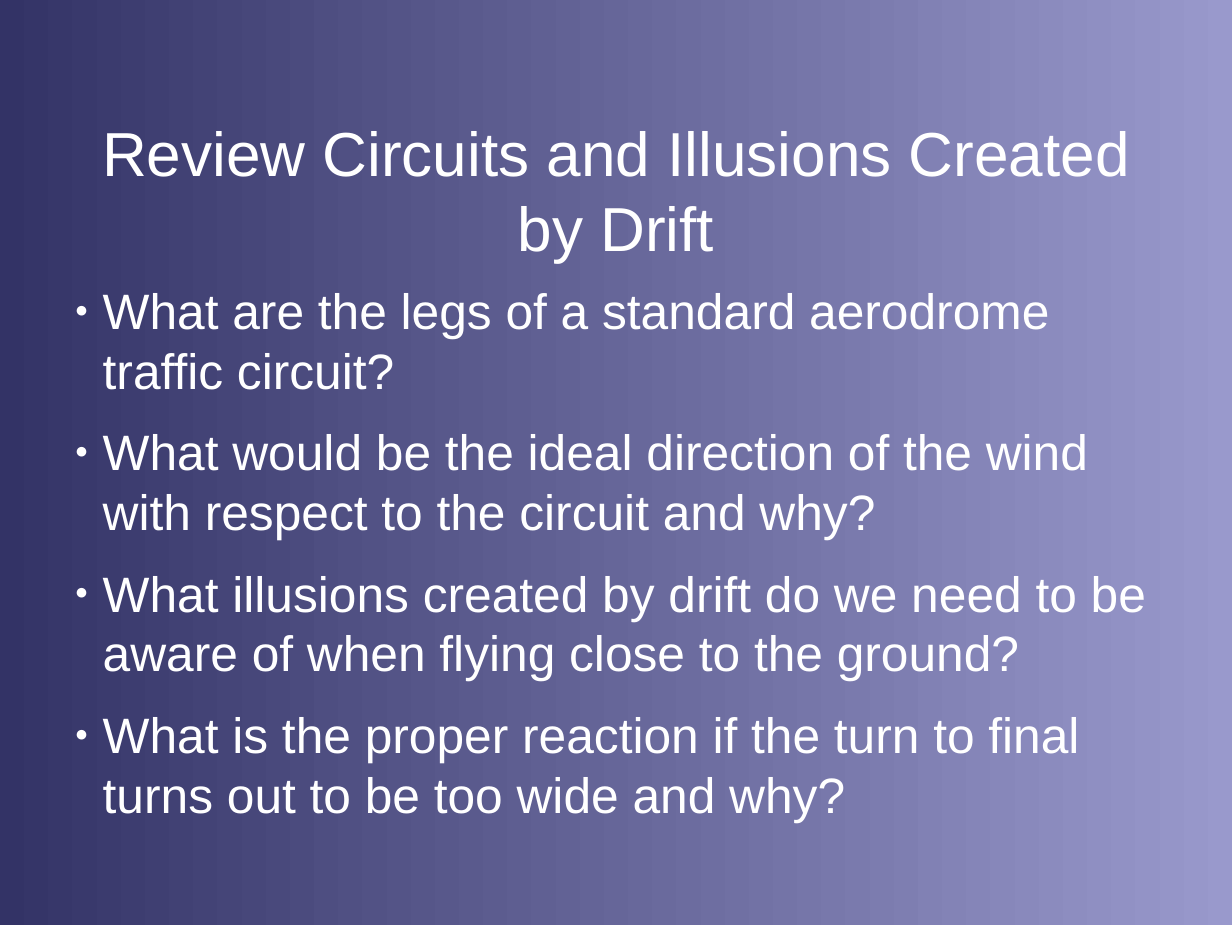
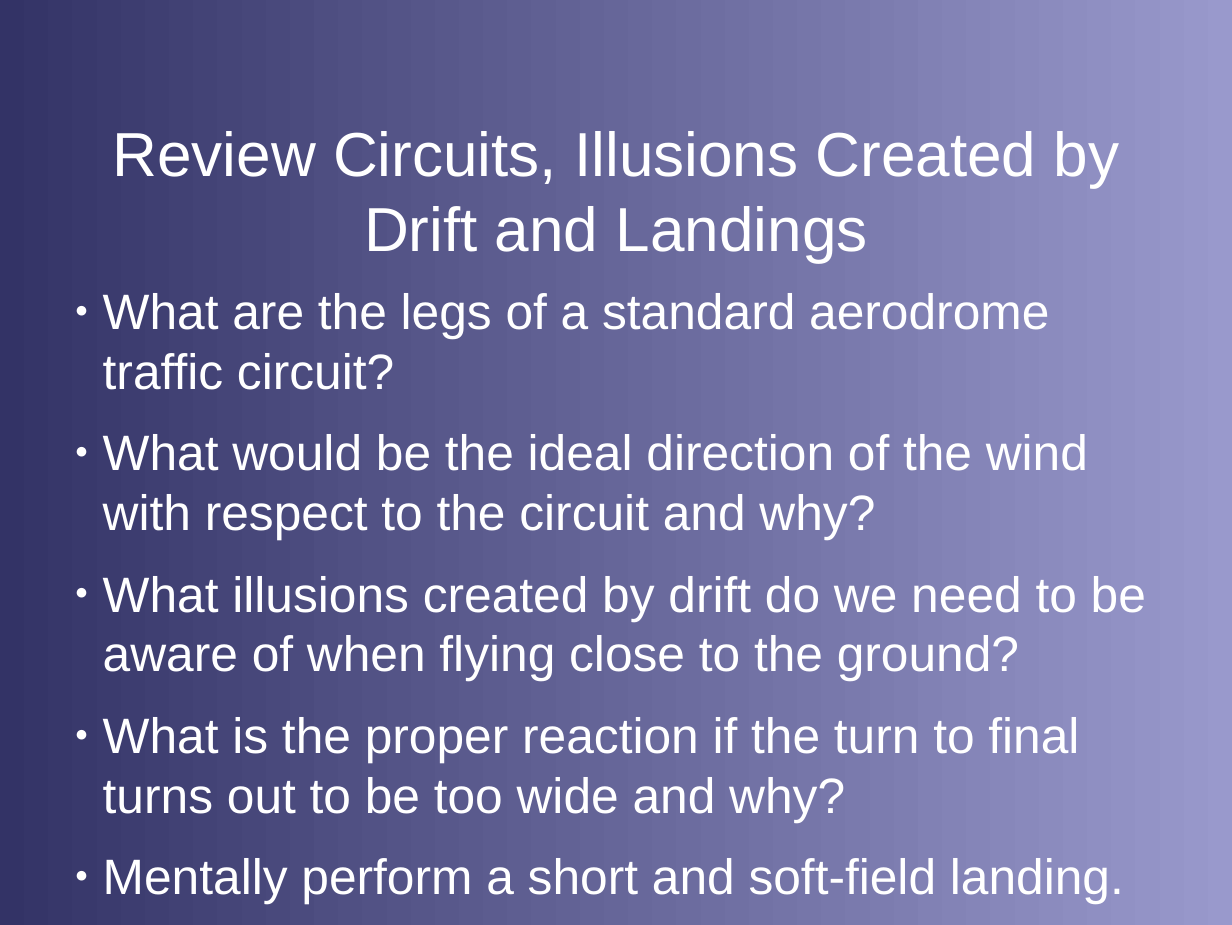
Before and after one commit to stephanheinemann/flight, a slide deck: slide 3 of FI/PrecautionaryLanding/PrecautionaryLanding.odp. Drawn at 1232x925 pixels with LibreOffice and Linux fonts; fonts in the diff are those of the drawing; background and template pictures are left out. Boxes give left, top, right and bottom in pixels: in the first picture for what was removed or moved away, otherwise in the second. Text is boxed around its words. In the diff, an @@ line names an element or a change of style, - is before the commit and + after.

```diff
--- a/FI/PrecautionaryLanding/PrecautionaryLanding.odp
+++ b/FI/PrecautionaryLanding/PrecautionaryLanding.odp
@@ title at (112, 131, 1120, 262): text changed @@
-Review Circuits and Illusions Created by Drift
+Review Circuits, Illusions Created by Drift and Landings
@@ text at (103, 858, 1124, 904): paragraph added @@
+● Mentally perform a short and soft-field landing.
```
Also in this commit, not shown: 3 other slides changed.
